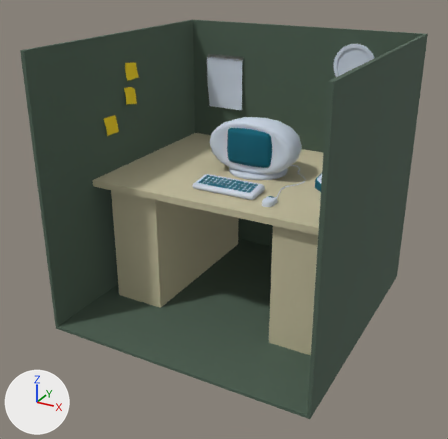
The Blender file Art/desktop.blend: old version first, new version second.
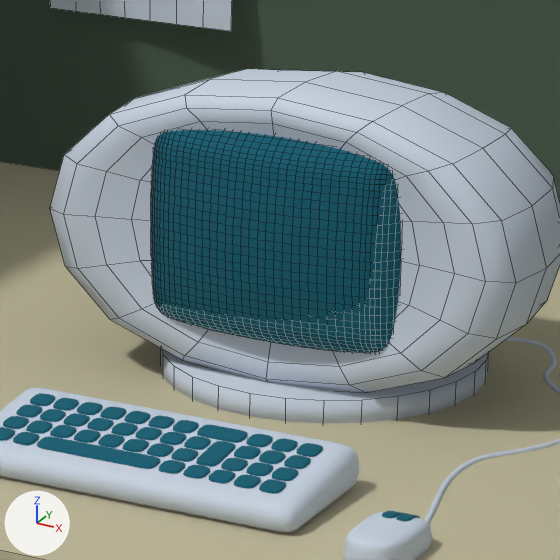
Each version appears first whole from a camera (50 mm lens) standing at (2.003, -3.903, 1.613) and looking at (-0.052, -0.167, -0.254), and next in a close-up on the part from 45% to 67% of the width and 24% to 47% of the height. Lighting does not change. The marker at lower left points along +X, +Y and +Z. The close-ups show mesh edges as thin lines.

The first close-up shows 'Cable', 'Calendar', 'Carcasa', 'Cube.004', 'Cube.005', 'Cubicle', 'Cylinder.001', 'Desk', 'Pantalla'.
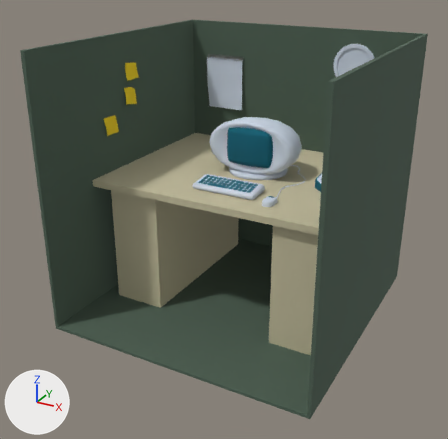
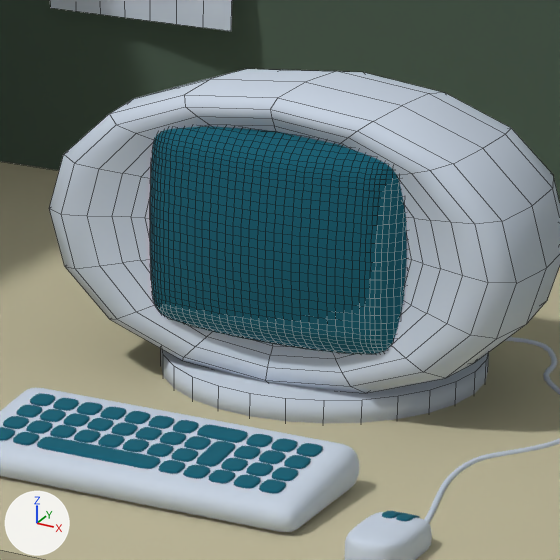
Changed parts and their boxes [x1, y1, x2, y2] in the close-ups (560 x 560 px; the box of a moved part takes in the faces that stretch with it):
'Carcasa', reshaped: before [50, 69, 560, 393]; after [49, 69, 560, 393]
'Pantalla', reshaped: before [151, 130, 401, 353]; after [150, 126, 407, 354]
part 1 of me_cube, built on: before [50, 95, 516, 393]; after [49, 95, 516, 393]
part 2 of me_cube_001, moved or reshaped: before [159, 130, 389, 170]; after [152, 126, 397, 354]

The change, as a diff of the scene's bpy script:
```diff
--- a/Art/desktop.blend.py
+++ b/Art/desktop.blend.py
@@ me_cube @@
 me_cube.from_pydata(...)  # 12 vertices, 10 faces; spans x -0.396..0.396, y -0.225..0.225, z -0.225..0.225
 # used by ob_carcasa; location = (0.0, 0.33, 0.223)
 # verts and faces of me_cube; kept vertices keep their numbers, new ones are numbered from 12
 # before: 0 (-0.396, -0.225, -0.225), 1 (-0.396, -0.225, 0.225), 4 (0.396, -0.225, -0.225), 5 (0.396, -0.225, 0.225), 8 (-0.198, -0.186, -0.137)
 # before: 9 (-0.198, -0.186, 0.157), 10 (0.198, -0.186, 0.157), 11 (0.198, -0.186, -0.137)
+# me_cube part 1
+delete_faces([(0, 8, 9, 1), (0, 4, 11, 8), (1, 9, 10, 5), (4, 5, 10, 11)])
+verts[12] = (-0.21, -0.189, -0.143)
+verts[13] = (0.21, -0.189, -0.143)
+verts[14] = (-0.21, -0.189, 0.161)
+verts[15] = (0.21, -0.189, 0.161)
+faces += [(8, 9, 14, 12), (8, 12, 13, 11), (9, 10, 15, 14), (10, 11, 13, 15), (4, 5, 15, 13), (1, 14, 15, 5)]
+faces += [(0, 4, 13, 12), (0, 12, 14, 1)]
 me_cube.materials.append(mat_white)
@@ me_cube_001 @@
 me_cube_001.from_pydata(...)  # 91 vertices, 76 faces; spans x -0.197..0.197, y -0.019..0.095, z -0.151..0.151
 # used by ob_pantalla; location = (0.0, 0.102, 0.232)
+# me_cube_001 part 2: all 28 vertices in x -0.197..0.197, y 0.075..0.095, z -0.151..0.151 are scaled about their middle by 1.02
 me_cube_001.materials.append(mat_blu)
```
